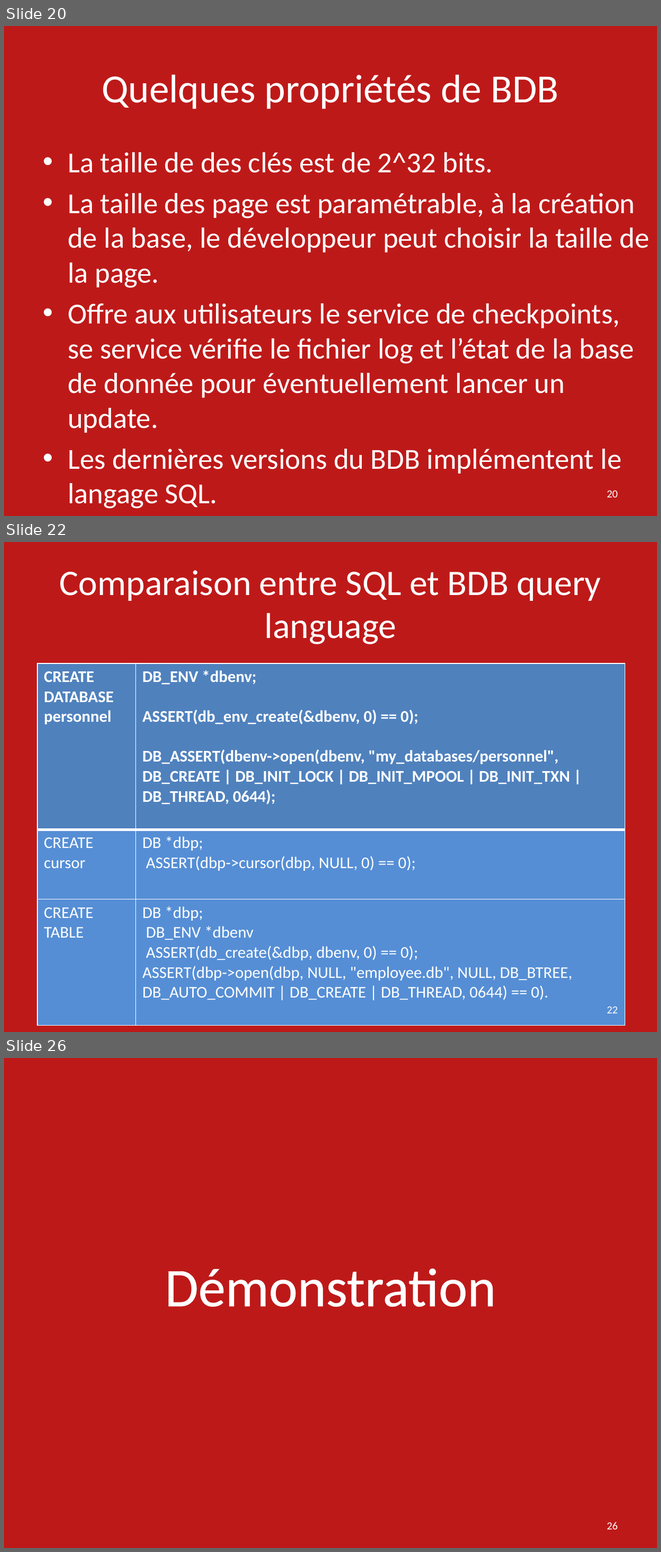
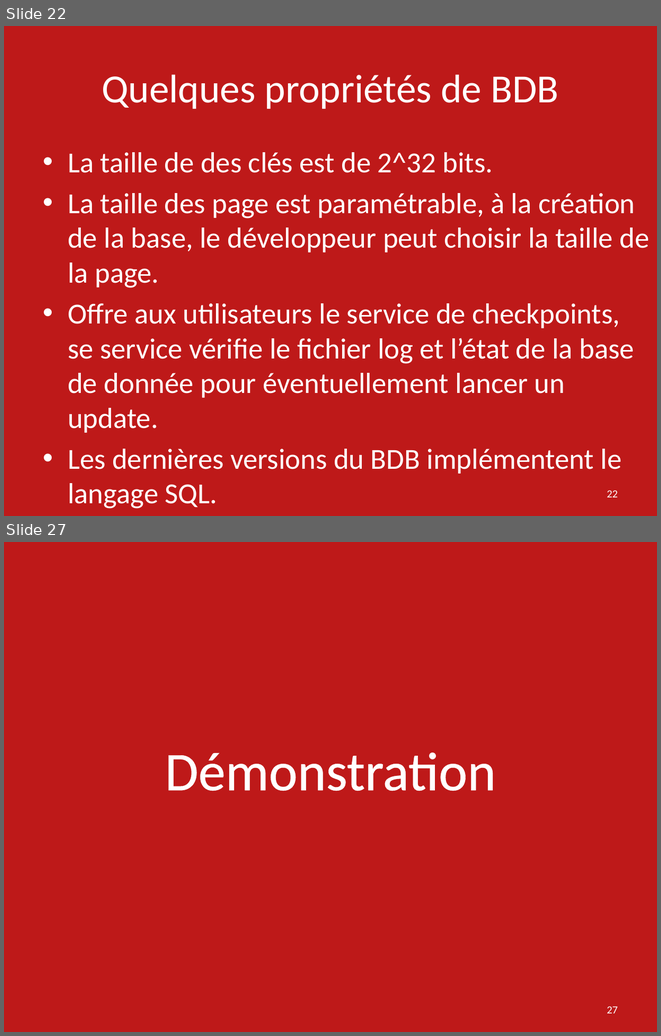
Before and after one commit to ebouhanna/SMB214-2016-Oracle-Berkeley-DB-JE, a slide deck: Presentation Oracle Berkeley DB SMB214.pptx. Shown one above the other, each under a label of ours: slides 20, 22 and 26 before the commit, slides 22 and 27 after it; the slides between them are not shown. The pictures are 661x1552 and 661x1036 pixels, drawn with LibreOffice and Linux fonts; fonts in the diff are those of the drawing. Boxes give left, top, right and bottom in pixels: in the first picture for what was removed or moved away, otherwise in the second. Text is boxed around its words. In the diff, an @@ line names an element or a change of style, - is before the commit and + after.

```diff
--- a/Presentation Oracle Berkeley DB SMB214.pptx
+++ b/Presentation Oracle Berkeley DB SMB214.pptx
@@ slide 22 removed at [4, 542, 657, 1032], background #B80000 at 90% opacity @@
@@ title removed at [60, 570, 601, 644] @@
-Comparaison entre SQL et BDB query language
@@ table removed at [37, 663, 625, 1023], 3 rows, 2 columns @@
-CREATE DATABASE personnel | DB_ENV *dbenv; / ASSERT(db_env_create(&dbenv, 0) == 0); / DB_ASSERT(dbenv->open(dbenv, "my_databases/personnel", DB_CREATE | DB_INIT_LOCK | DB_INIT_MPOOL | DB_INIT_TXN | DB_THREAD, 0644);
-CREATE cursor | DB *dbp; / ASSERT(dbp->cursor(dbp, NULL, 0) == 0);
-CREATE TABLE | DB *dbp; / DB_ENV *dbenv / ASSERT(db_create(&dbp, dbenv, 0) == 0); / ASSERT(dbp->open(dbp, NULL, "employee.db", NULL, DB_BTREE, DB_AUTO_COMMIT | DB_CREATE | DB_THREAD, 0644) == 0).
@@ page number removed at [607, 1006, 618, 1013] @@
-22
@@ what was slide 20 is now slide 22 @@
@@ page number at [607, 490, 618, 497]: text changed @@
-20
+22
@@ what was slide 26 is now slide 27 @@
@@ page number at [607, 1006, 618, 1013]: text changed @@
-26
+27
```
Also in this commit, not shown: 1 slide changed, 5 slides added, 3 other slides removed.
